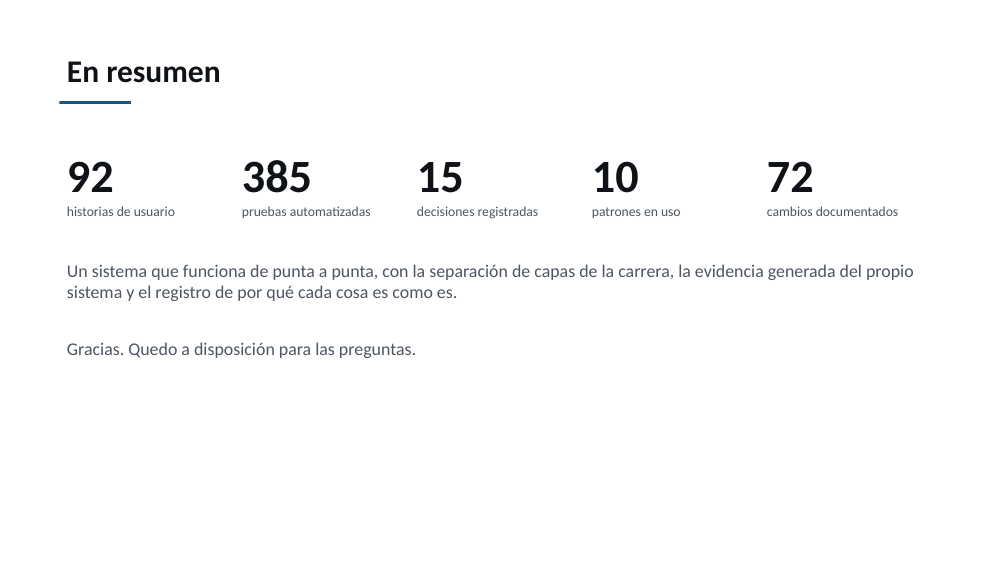
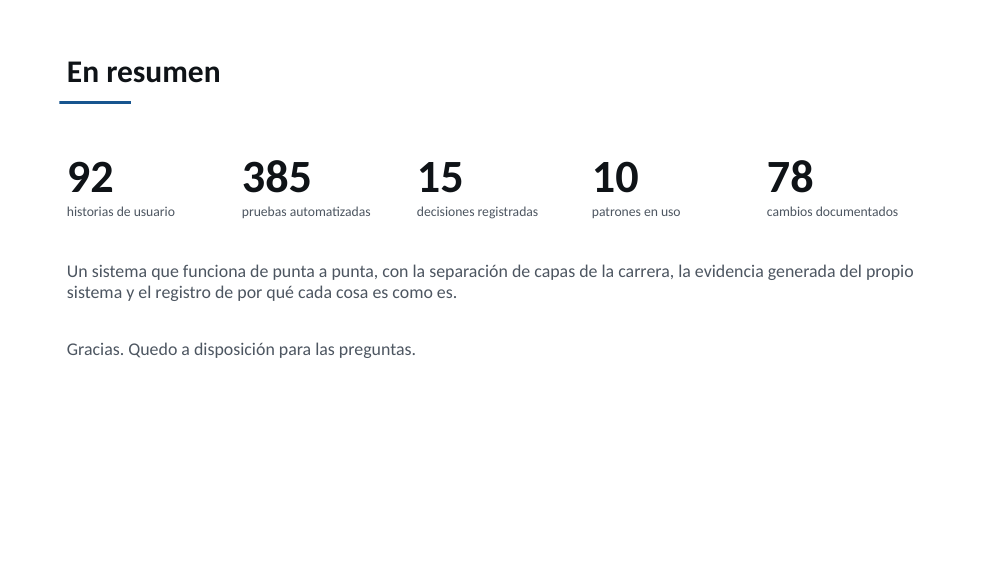
Before and after one commit to patricio-pettini/predictit-entregables, a slide deck: slide 20 of ENTREGA FINAL/08 - Presentación de la defensa.pptx. Drawn at 1008x567 pixels with LibreOffice and Linux fonts; fonts in the diff are those of the drawing. Boxes give left, top, right and bottom in pixels: in the first picture for what was removed or moved away, otherwise in the second. Text is boxed around its words. In the diff, an @@ line names an element or a change of style, - is before the commit and + after.

```diff
--- a/ENTREGA FINAL/08 - Presentación de la defensa.pptx
+++ b/ENTREGA FINAL/08 - Presentación de la defensa.pptx
@@ text at (767,160,814,193): text changed @@
-72
+78
```
Also in this commit, not shown: 2 other slides changed, 49 other files.
